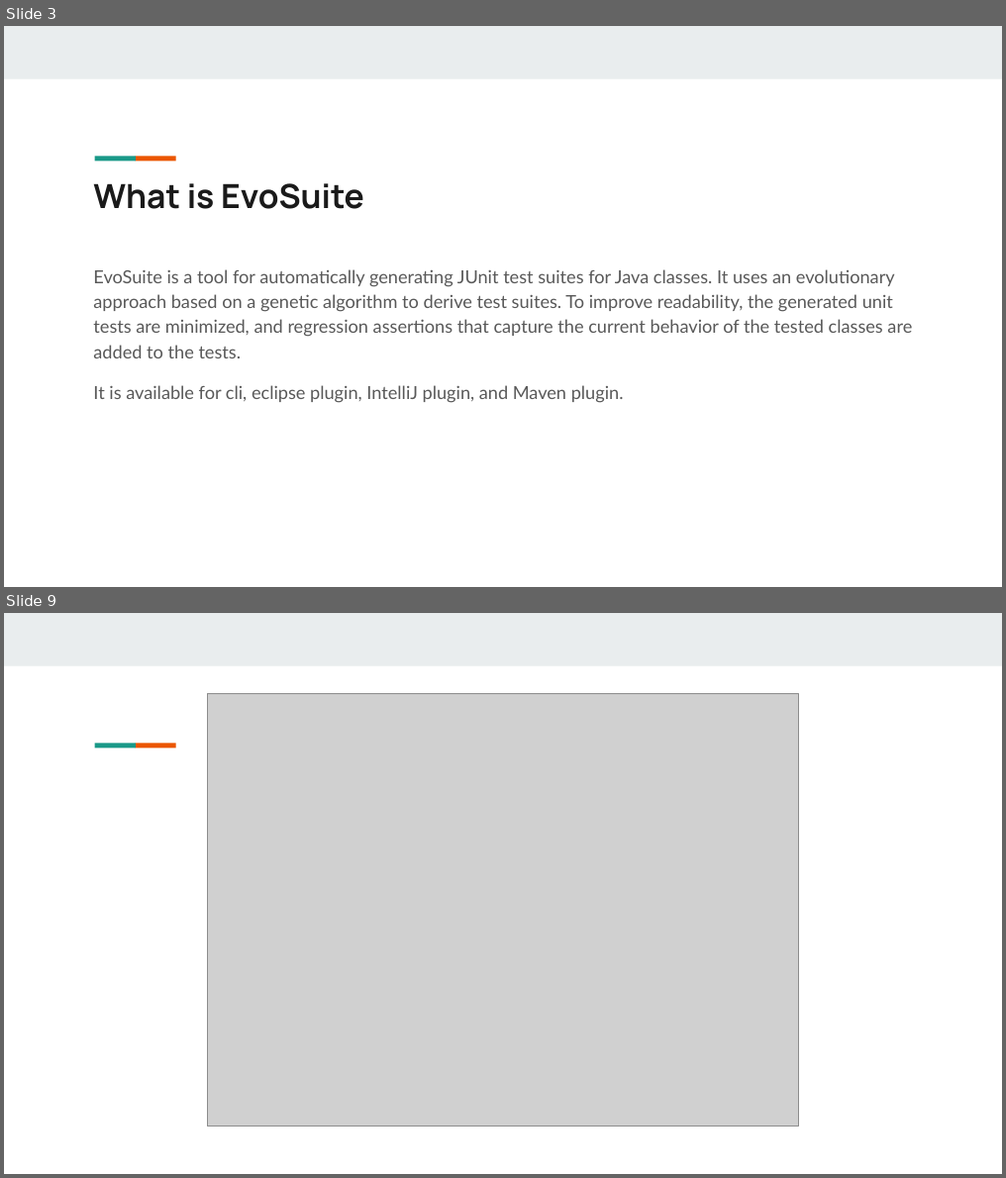
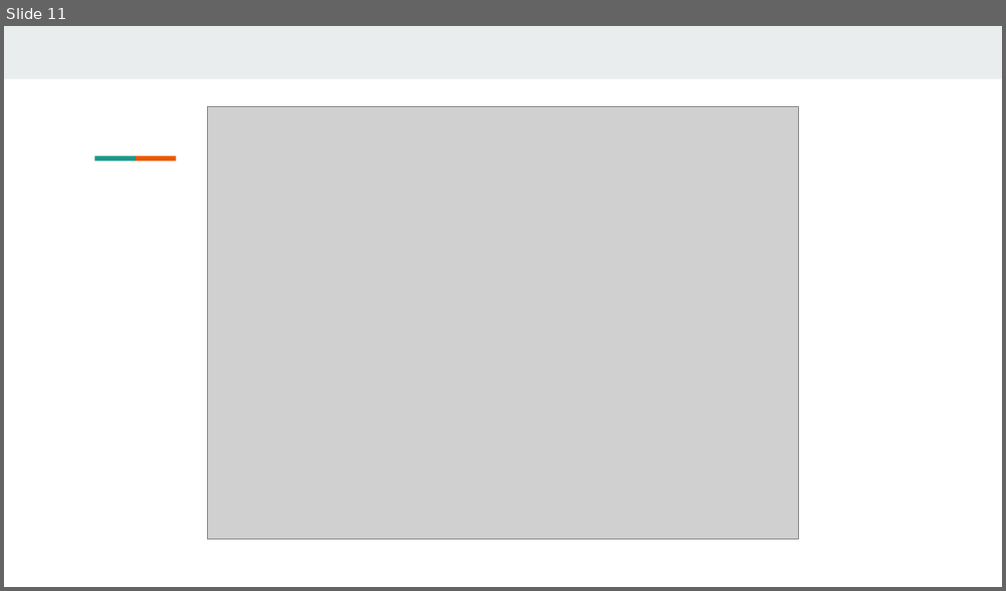
Before and after one commit to Alecsandu/EvoSuite_Demo, a slide deck: prezentare/EvoSuite.odp. Shown one above the other, each under a label of ours: slides 3 and 9 before the commit, slide 11 after it; the slides between them are not shown. The pictures are 1006x1178 and 1006x591 pixels, drawn with LibreOffice and Linux fonts; fonts in the diff are those of the drawing; grey boxes stand for pictures. Boxes give left, top, right and bottom in pixels: in the first picture for what was removed or moved away, otherwise in the second. Text is boxed around its words. In the diff, an @@ line names an element or a change of style, - is before the commit and + after.

```diff
--- a/prezentare/EvoSuite.odp
+++ b/prezentare/EvoSuite.odp
@@ slide 3 removed at (4, 26, 1002, 587), background #FFFFFF; not listed: 3 template elements that a slide beside it also shows @@
@@ title removed at (93, 183, 364, 209) @@
-What is EvoSuite
@@ text removed at (93, 270, 912, 403) @@
-EvoSuite is a tool for automatically generating JUnit test suites for Java classes. It uses an evolutionary approach based on a genetic algorithm to derive test suites. To improve readability, the generated unit tests are minimized, and regression assertions that capture the current behavior of the tested classes are added to the tests.
-It is available for cli, eclipse plugin, IntelliJ plugin, and Maven plugin.
@@ what was slide 9 is now slide 11 @@
```
Also in this commit, not shown: 3 slides changed, 9 slides added, 5 other slides removed.
